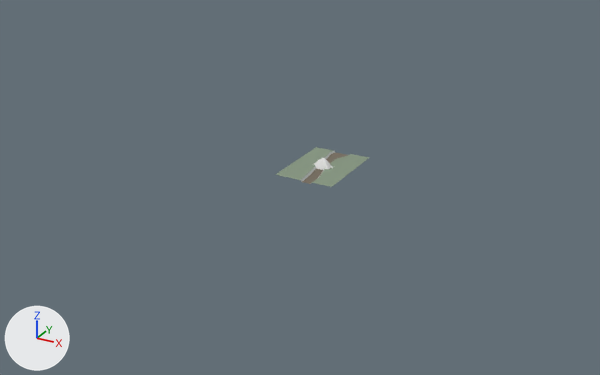
What one commit did to the Blender file blender/SM_Env_Pack.blend.
Camera for both pictures: a 50 mm camera at (739.0, -1445.0, 663.0) aimed at (-31.0, -46.0, -37.0). The axes (+X, +Y, +Z) are drawn at lower left. The lights are the same throughout. The first picture is the older version.

The first picture shows 'SM_Env_RiverValleyTerrain' and 1 more.
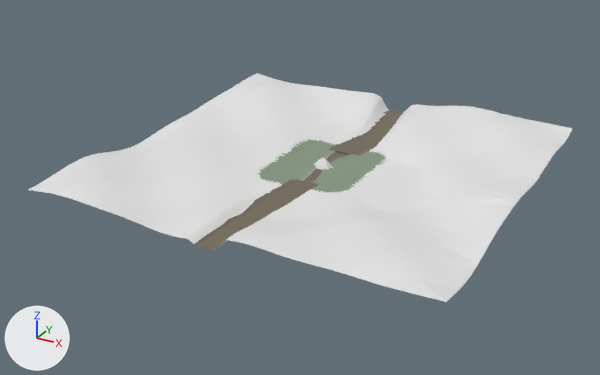
What differs and where, as boxes [x1, y1, x2, y2] in the pictures (600 x 375 px):
'SM_Env_BackdropHills', added: after [28, 73, 573, 302]
    faces in mat_m_env_bukitjauh (white #e7e7e7): [28, 73, 573, 302]
    faces in mat_m_env_bukithijau (white #e7e7e7): [197, 121, 446, 218]
    faces in mat_m_env_lumpurdasar (brown #766c5d): [195, 110, 403, 251]
    faces in mat_m_env_tanahbantaran (grey #869781): [258, 139, 386, 193]

The change, as a list of edits to the scene's bpy script:
```text
Add mat_m_env_bukitjauh:
    mat_m_env_bukitjauh = principled_material('M_Env_BukitJauh')
    mat_m_env_bukitjauh.base_color = (0.8, 0.8, 0.8)  # white #e7e7e7
Add mat_m_env_bukithijau:
    mat_m_env_bukithijau = principled_material('M_Env_BukitHijau')
    mat_m_env_bukithijau.base_color = (0.8, 0.8, 0.8)  # white #e7e7e7
Add me_sm_env_backdrophills:
    me_sm_env_backdrophills.from_pydata(...)  # 3456 vertices, 6528 faces; spans x -420.0..420.0, y -420.0..420.0, z -2.0..42.0
    # faces by material slot: [1002, 1197, 2088, 2241]
    me_sm_env_backdrophills.materials.append(mat_m_env_lumpurdasar)  # brown #766c5d
    me_sm_env_backdrophills.materials.append(mat_m_env_tanahbantaran)  # grey #869781
    me_sm_env_backdrophills.materials.append(mat_m_env_bukithijau)  # white #e7e7e7
    me_sm_env_backdrophills.materials.append(mat_m_env_bukitjauh)  # white #e7e7e7
Add ob_sm_env_backdrophills:
    ob_sm_env_backdrophills = bpy.data.objects.new('SM_Env_BackdropHills', me_sm_env_backdrophills)
    ob_sm_env_backdrophills.location = (0.0, 0.0, 0.0)
```
